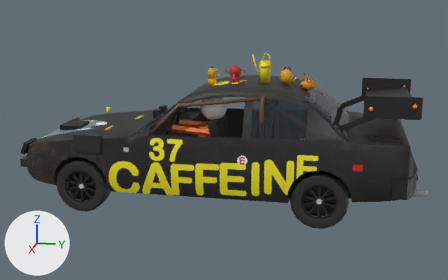
One commit to the glTF model public/cars/field/models/37.glb: the scene before it, then after it.
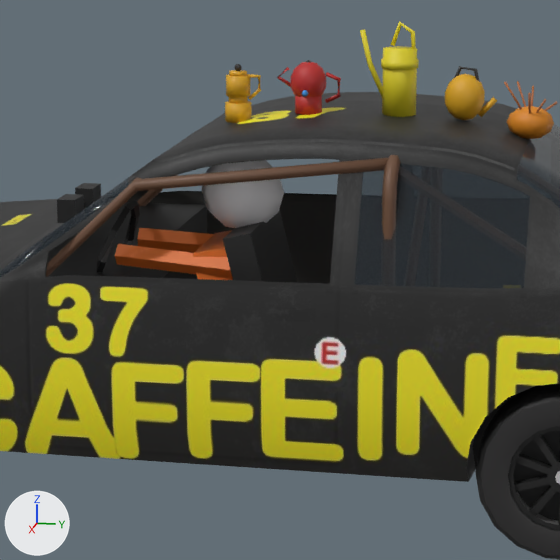
There are two pictures of each version: one whole from a 50 mm lens placed at (6.82, 1.51, 2.4), pointed at (0.03, 0.16, 0.7), one close up on the part from 30% to 71% of the width and 16% to 82% of the height. Every picture has the same lights, and +X, +Y and +Z are marked at lower left. The first two pictures are the older version. Vertices at exactly the same position are counted once.

In view in the first close-up: 'body', 'wheel_rl'.
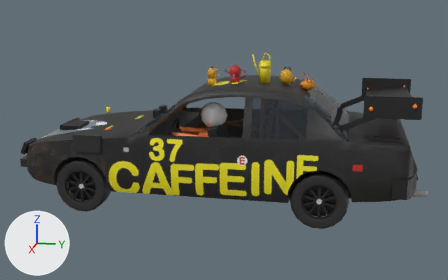
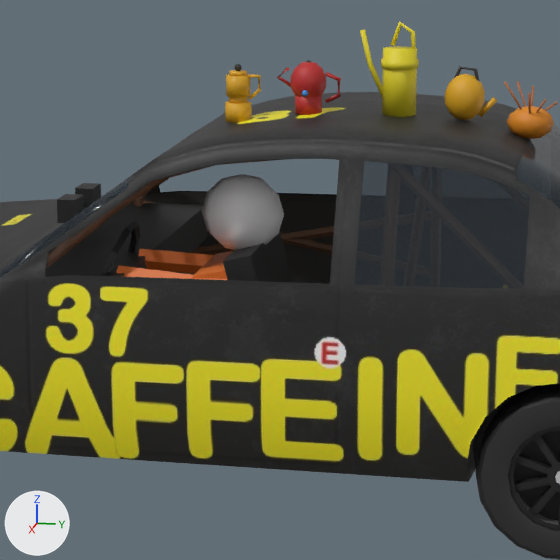
What differs and where, as boxes [x1, y1, x2, y2] in the close-ups (560 x 560 px; the box of a moved part takes in the faces that stretch with it):
part 1 of me_body_mesh, added
    after: [191, 226, 334, 255]
part 2 of me_body_mesh, added (mostly hidden)
    after: [143, 199, 333, 254]
part 3 of me_body_mesh, moved or reshaped
    before: [223, 209, 298, 283]
    after: [223, 230, 292, 282]
part 4 of me_body_mesh, moved or reshaped
    before: [193, 230, 233, 280]
    after: [193, 251, 233, 279]
part 5 of me_body_mesh, moved or reshaped
    before: [115, 244, 233, 279]
    after: [116, 265, 227, 280]
part 6 of me_body_mesh, moved or reshaped
    before: [137, 228, 215, 253]
    after: [138, 249, 215, 274]
part 7 of me_body_mesh, moved or reshaped
    before: [96, 199, 140, 272]
    after: [102, 221, 140, 273]
part 8 of me_body_mesh, moved or reshaped
    before: [201, 160, 284, 228]
    after: [202, 174, 284, 250]
part 9 of me_body_mesh, moved or reshaped (mostly hidden afterwards)
    before: [46, 155, 400, 277]
    after: [47, 159, 285, 268]

The change, as a list of edits to the scene's bpy script:
```text
Change me_body_mesh:
    used by ob_body; location = (0.0, 0.0, 0.0)
    remove me_body_mesh.from_pydata(...)  # 4378 vertices, 8096 faces; spans x -0.82..0.83, y -2.15..2.37, z 0.21..1.71
    add me_body_mesh.from_pydata(...)  # 4392 vertices, 8116 faces; spans x -0.82..0.83, y -2.15..2.37, z 0.21..1.71
    me_body_mesh part 1: the loose piece of 12 vertices spanning x 0.72..0.76, y -0.59..0.68, z 0.56..0.85 is copied, and the copy is moved by (-1.47, 0.0, 0.03); it spans x -0.76..-0.72, y -0.59..0.68, z 0.59..0.88
    me_body_mesh part 2: the loose piece of 12 vertices spanning x 0.72..0.76, y -0.59..0.68, z 0.56..0.85 is copied, and the copy is moved by (-1.47, 0.0, 0.03); it spans x -0.76..-0.72, y -0.59..0.68, z 0.59..0.88
    me_body_mesh part 3: the loose piece of 8 vertices spanning x 0.11..0.61, y 0.09..0.34, z 0.4..1.04 is moved by (0.0, 0.0, -0.08)
    me_body_mesh part 4: the loose piece of 8 vertices spanning x 0.18..0.54, y -0.04..0.27, z 0.42..0.98 is moved by (0.0, 0.0, -0.08)
    me_body_mesh part 5: the loose piece of 10 vertices spanning x 0.47..0.57, y -0.32..0.12, z 0.86..0.96 is moved by (0.0, 0.0, -0.08)
    me_body_mesh part 6: the loose piece of 10 vertices spanning x 0.16..0.26, y -0.32..0.12, z 0.86..0.96 is moved by (0.0, 0.0, -0.08)
    me_body_mesh part 7: the loose piece of 40 vertices spanning x 0.16..0.56, y -0.44..-0.29, z 0.73..1.08 is moved by (0.0, 0.0, -0.08)
    me_body_mesh part 8: the loose piece of 42 vertices spanning x 0.23..0.49, y -0.04..0.26, z 1.0..1.28 is moved by (0.0, 0.0, -0.08)
    me_body_mesh part 9: 28 vertices moved from x -0.72..0.72, y -0.57..0.7, z 0.32..1.28 to x -0.72..0.72, y -0.58..0.7, z 0.32..1.33; 91 vertices removed from x -0.72..0.72, y -0.59..0.7, z 0.32..1.33; 81 vertices added at x -0.72..0.72, y -0.58..0.7, z 0.32..1.35
    other edits to the shape of me_body_mesh do not show in these pictures
```
